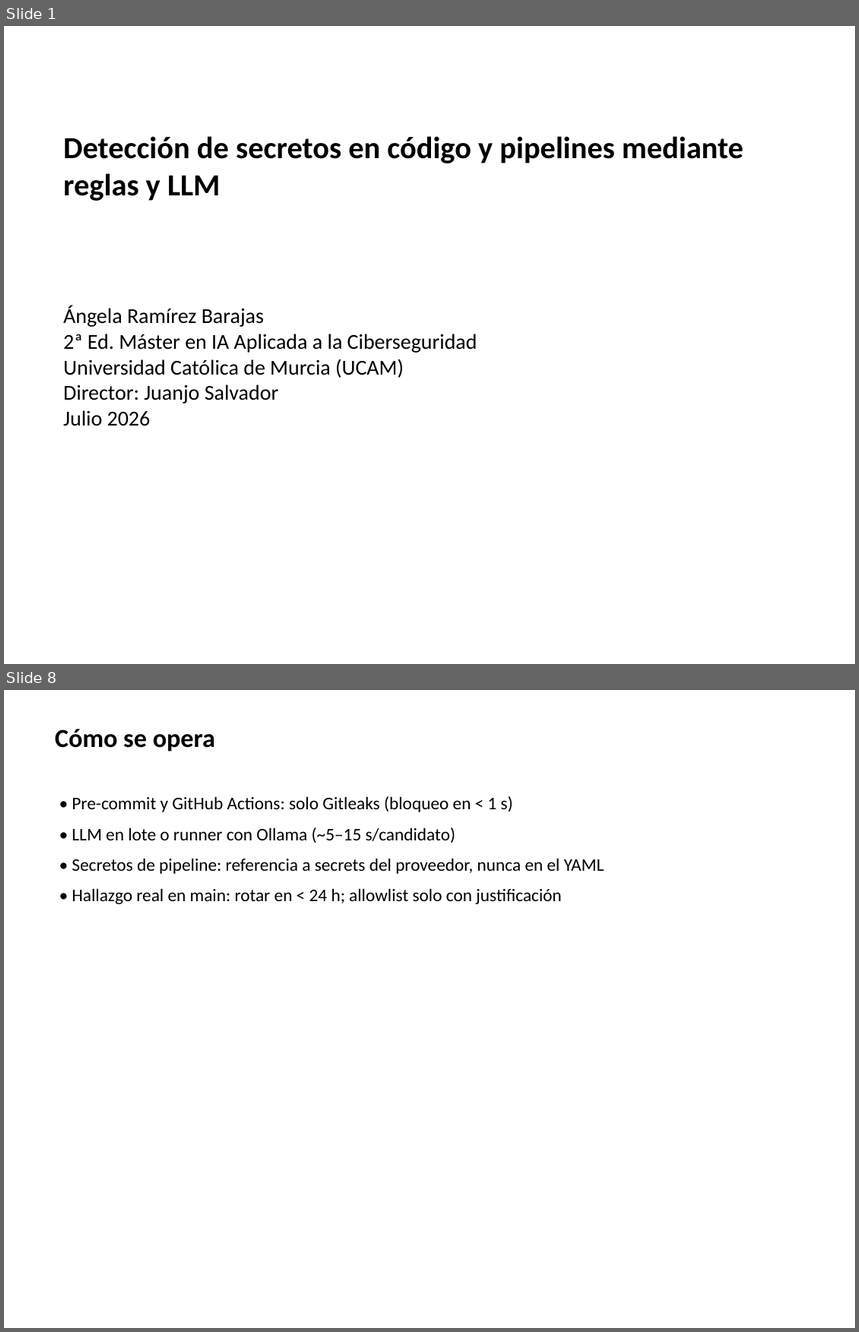
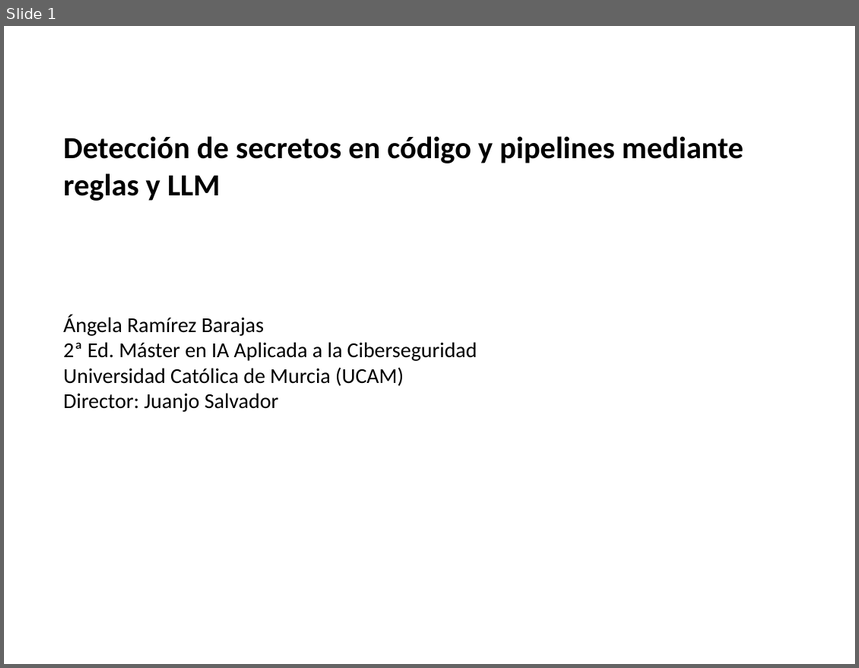
Before and after one commit to aramirezbarajas/secret-scan-tfm, a slide deck: docs/presentacion_defensa.pptx. Shown one above the other, each under a label of ours: slides 1 and 8 before the commit, slide 1 after it; the slides between them are not shown. The pictures are 859x1332 and 859x668 pixels, drawn with LibreOffice and Linux fonts; fonts in the diff are those of the drawing. Boxes give left, top, right and bottom in pixels: in the first picture for what was removed or moved away, otherwise in the second. Text is boxed around its words. In the diff, an @@ line names an element or a change of style, - is before the commit and + after.

```diff
--- a/docs/presentacion_defensa.pptx
+++ b/docs/presentacion_defensa.pptx
@@ slide 8 removed at (x1=4, y1=690, x2=855, y2=1328), background #FFFFFF @@
@@ text removed at (x1=55, y1=729, x2=215, y2=752) @@
-Cómo se opera
@@ text removed at (x1=72, y1=796, x2=604, y2=904) @@
-• Pre-commit y GitHub Actions: solo Gitleaks (bloqueo en < 1 s)
-• LLM en lote o runner con Ollama (~5–15 s/candidato)
-• Secretos de pipeline: referencia a secrets del proveedor, nunca en el YAML
-• Hallazgo real en main: rotar en < 24 h; allowlist solo con justificación
@@ slide 1 changed as well @@
@@ text "Ángela Ramírez Barajas" moved from (x1=63, y1=306, x2=477, y2=427) to (x1=63, y1=314, x2=477, y2=412) @@
@@ text at (x1=63, y1=411, x2=151, y2=427): paragraph removed @@
-Julio 2026
```
Also in this commit, not shown: 3 other slides changed, 3 slides added, 6 other slides removed, 2 other files.
